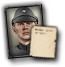
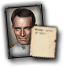
Layers edited between the first and the second 65px x 67px image:
added layer "demetrius_zaarin2" in group "Group 1" over [7, 6, 41, 57]
hid "Sotorus_Ramda" over [7, 6, 41, 57]
